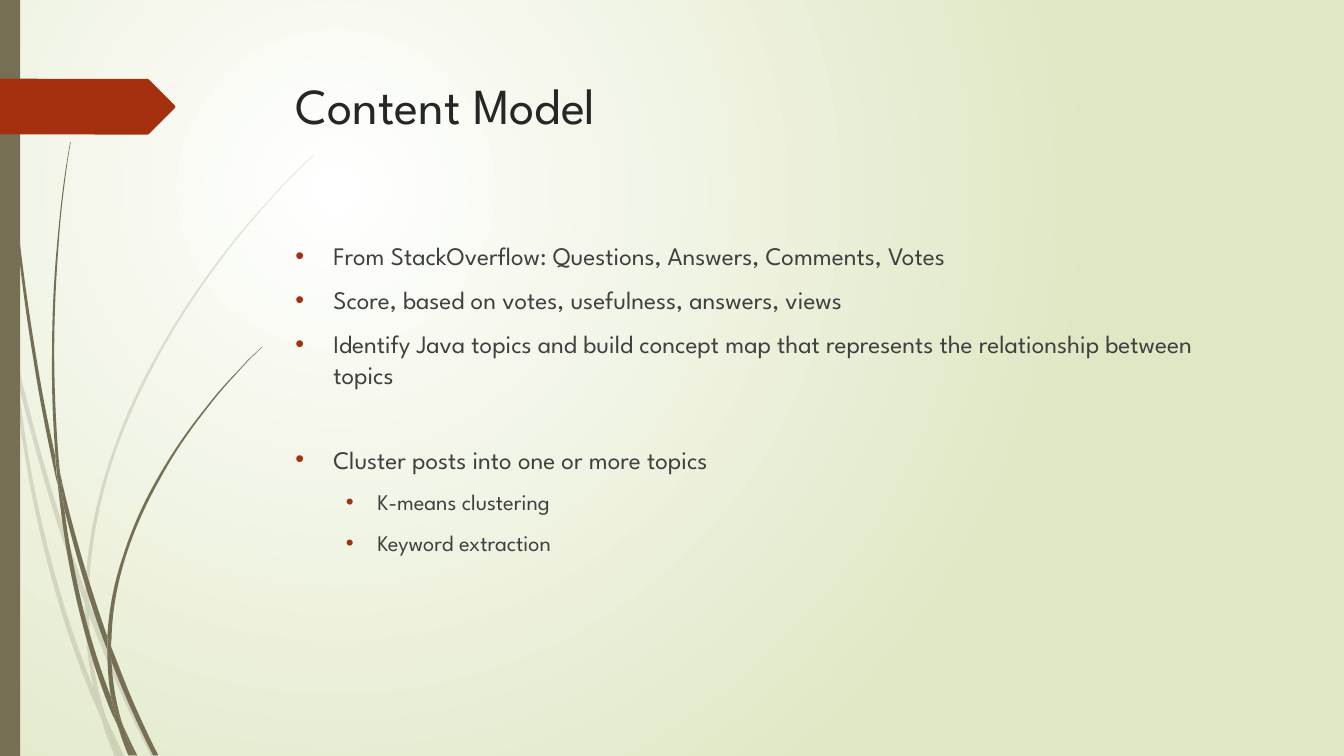
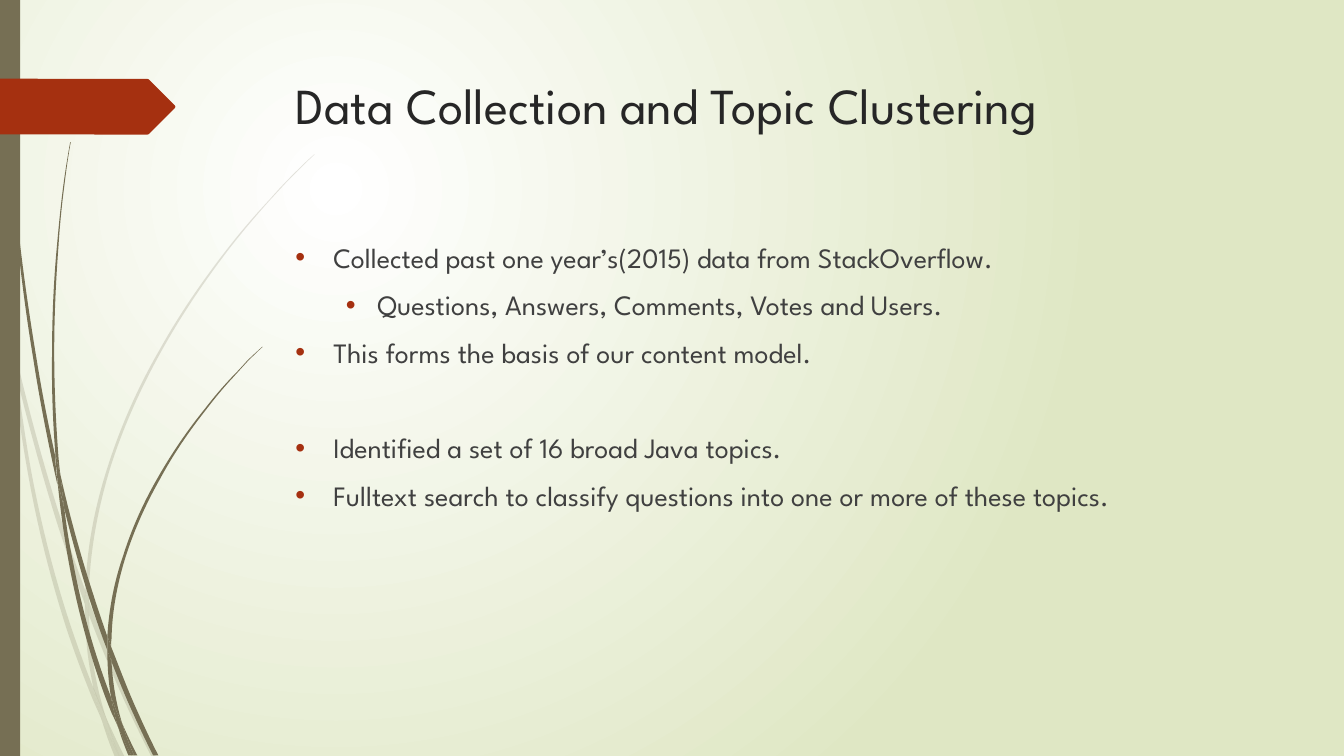
Before and after one commit to aartirao/JavaWithTheFlow, a slide deck: slide 4 of index/ppt/JavaWithTheFlow.pptx (slide 7 before the commit). Drawn at 1344x756 pixels with LibreOffice and Linux fonts; fonts in the diff are those of the drawing. Boxes give left, top, right and bottom in pixels: in the first picture for what was removed or moved away, otherwise in the second. Text is boxed around its words. In the diff, an @@ line names an element or a change of style, - is before the commit and + after.

Commit message:
Final presentation PPT

```diff
--- a/index/ppt/JavaWithTheFlow.pptx
+++ b/index/ppt/JavaWithTheFlow.pptx
@@ title at (x1=296, y1=89, x2=1037, y2=135): text changed @@
-Content Model
+Data Collection and Topic Clustering
@@ text at (x1=333, y1=248, x2=1109, y2=512): text changed; size 18 to 20 pt @@
-• From StackOverflow: Questions, Answers, Comments, Votes
-• Score, based on votes, usefulness, answers, views
-• Identify Java topics and build concept map that represents the relationship between topics
-• Cluster posts into one or more topics
-  • K-means clustering
-  • Keyword extraction
+• Collected past one year’s(2015) data from StackOverflow.
+  • Questions, Answers, Comments, Votes and Users.
+• This forms the basis of our content model.
+• Identified a set of 16 broad Java topics.
+• Fulltext search to classify questions into one or more of these topics.
```
Also in this commit, not shown: 5 other slides changed, 5 slides added, 7 slides removed.
